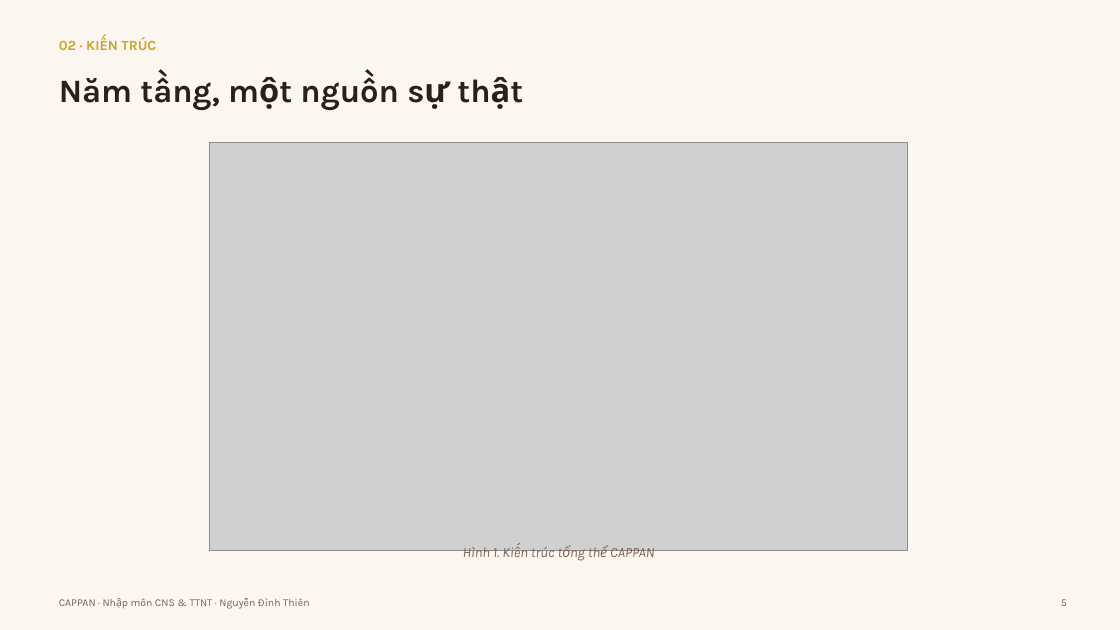
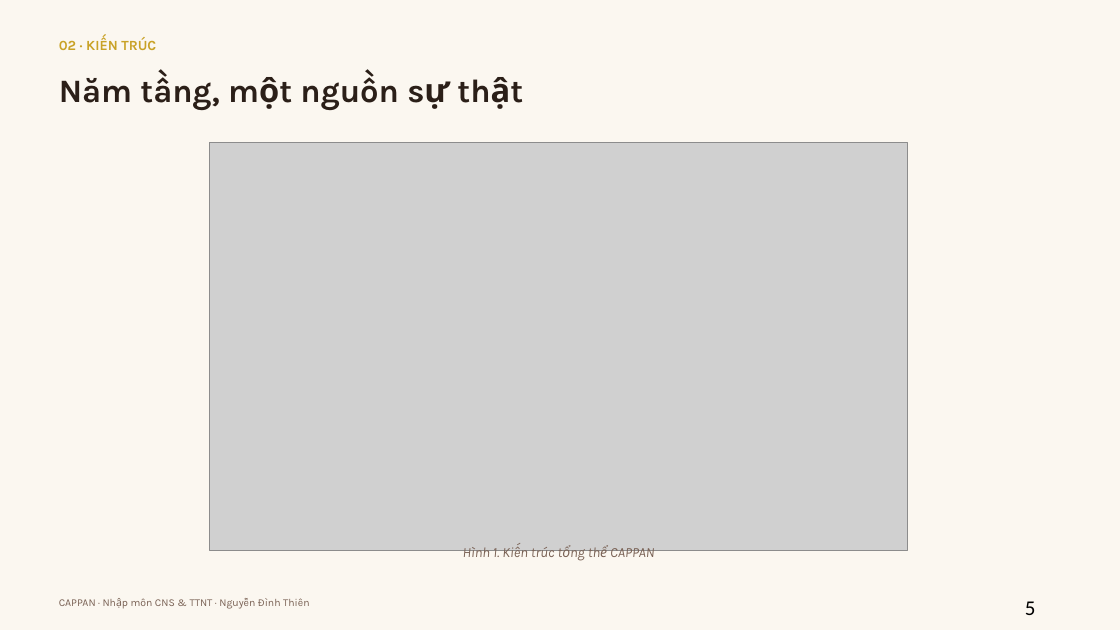
Before and after one commit to cappannguyen-0901/cappanwebdemo, a slide deck: slide 5 of cappan-slides.ppt. Drawn at 1120x630 pixels with LibreOffice and Linux fonts; fonts in the diff are those of the drawing; grey boxes stand for pictures. Boxes give left, top, right and bottom in pixels: in the first picture for what was removed or moved away, otherwise in the second. Text is boxed around its words. In the diff, an @@ line names an element or a change of style, - is before the commit and + after.

```diff
--- a/cappan-slides.ppt
+++ b/cappan-slides.ppt
@@ text "5" at (x1=1025, y1=601, x2=1036, y2=615): size 9 to 18 pt, font Karla to Calibri, text colour #7A6255 to #000000; alignment right to left; line spacing 1.1 to 1 @@
```
Also in this commit, not shown: 11 other slides changed, 8 slides added, 1 slide removed, 1 other file.
